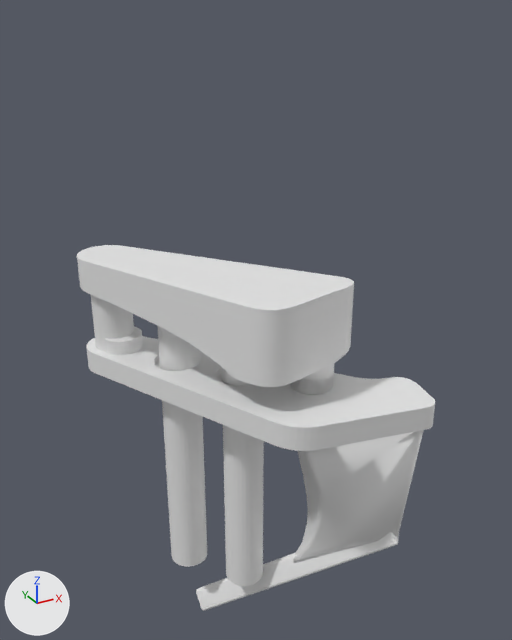
What one commit did to the Blender file hl2_pupillabs_mount_v3_print.blend.
Rendered twice from a camera (50 mm lens) standing at (-38.7, -72.8, 44.5) and looking at (5.2, 7.1, 4.6). The lights are fixed; the arrows at lower left show +X, +Y and +Z.

Objects in the first picture: 'L_bottom_mount', 'L_top_mount', 'align_inner.001', 'pillar_inner', 'pillar_outer', 'pupillabs_connector', 'stem'.
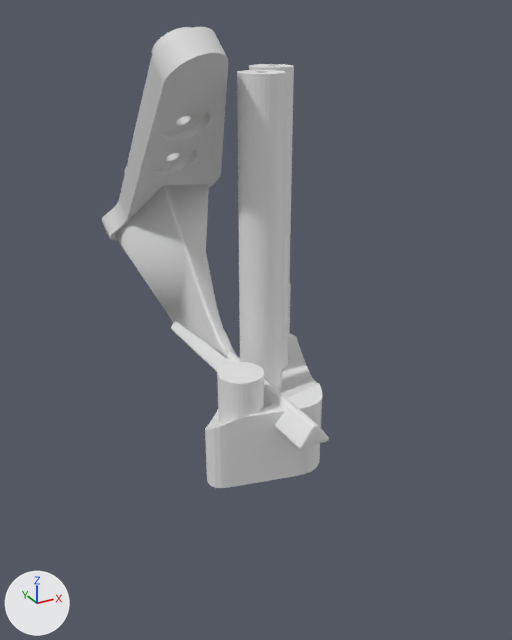
Where the change shows, as pixel boxes [x1, y1, x2, y2] in the pictures (512 x 640 px):
'L_top_mount', moved, turned
    before: [77, 245, 354, 387]
    after: [205, 334, 322, 488]
'L_bottom_mount', moved, turned
    before: [86, 336, 435, 451]
    after: [102, 27, 228, 240]
'stem', rescaled, moved, turned
    before: [293, 430, 424, 563]
    after: [115, 184, 236, 359]
'pillar_outer', moved, turned
    before: [222, 368, 264, 586]
    after: [237, 70, 287, 392]
'pillar_inner', moved, turned
    before: [158, 326, 207, 567]
    after: [249, 64, 294, 371]
'pupillabs_connector', rescaled, moved, turned
    before: [196, 532, 399, 611]
    after: [171, 322, 329, 450]
'align_outer.001', moved, turned
    before: [290, 364, 334, 395]
    after: [217, 362, 264, 424]
'align_inner.001', moved, turned
    before: [91, 295, 134, 352]
    after: [288, 283, 291, 342]
'align_inner', moved, turned
    before: [104, 327, 143, 355]
    after: [152, 27, 191, 55]
'align_outer', moved, turned (not visible afterwards)
    before: [290, 373, 334, 395]

Patch to the scene script:
```diff
--- a/hl2_pupillabs_mount_v3_print.blend.py
+++ b/hl2_pupillabs_mount_v3_print.blend.py
@@ ob_stem @@
 ob_stem.location = (-46.45, -131.1, 91.02)
-ob_stem.scale = (1.0, 1.0, 0.952)
+ob_stem.scale = (1.0, 1.0, 0.931)
@@ ob_l_bottom_mount @@
 ob_l_bottom_mount = bpy.data.objects.new('L_bottom_mount', me_cube)
-ob_l_bottom_mount.location = (0.0, 0.0, 0.0)
+ob_l_bottom_mount.parent = ob_pupillabs_connector
+ob_l_bottom_mount.matrix_parent_inverse = Matrix(((-0.738, -0.734, -0.157, -113.9), (0.555, -0.386, -0.807, 16.3), (0.414, -0.531, 0.539, -69.36), (0.0, 0.0, 0.0, 1.0)))
+ob_l_bottom_mount.location = (-48.73, -114.9, 76.6)
@@ ob_pupillabs_connector @@
 ob_pupillabs_connector = bpy.data.objects.new('pupillabs_connector', me_pupillabs_connector)
-ob_pupillabs_connector.parent = ob_stem
-ob_pupillabs_connector.matrix_parent_inverse = Matrix(((1.0, 0.0, 0.0, 46.45), (0.0, 1.0, 0.0, 131.1), (0.0, 0.0, 1.05, -82.1), (0.0, 0.0, 0.0, 1.0)))
-ob_pupillabs_connector.location = (-45.44, -119.3, 45.54)
-ob_pupillabs_connector.rotation_euler = (-0.886, 0.149, -2.359)  # degrees (-51, 8.5, -135)
+ob_pupillabs_connector.location = (0.0, 0.0, 0.0)
+ob_pupillabs_connector.rotation_euler = (-1.571, 0.0, 0.0)  # degrees (-90, 0, 0)
 ob_pupillabs_connector.scale = (0.95, 0.95, 1.16)
@@ ob_l_top_mount @@
 ob_l_top_mount = bpy.data.objects.new('L_top_mount', me_cube_006)
-ob_l_top_mount.location = (0.0, 0.0, 6.9)
+ob_l_top_mount.location = (0.0, 0.0, 0.0)
+ob_l_top_mount.rotation_euler = (0.0, 3.142, 0.0)  # degrees (0, 180, 0)
```
